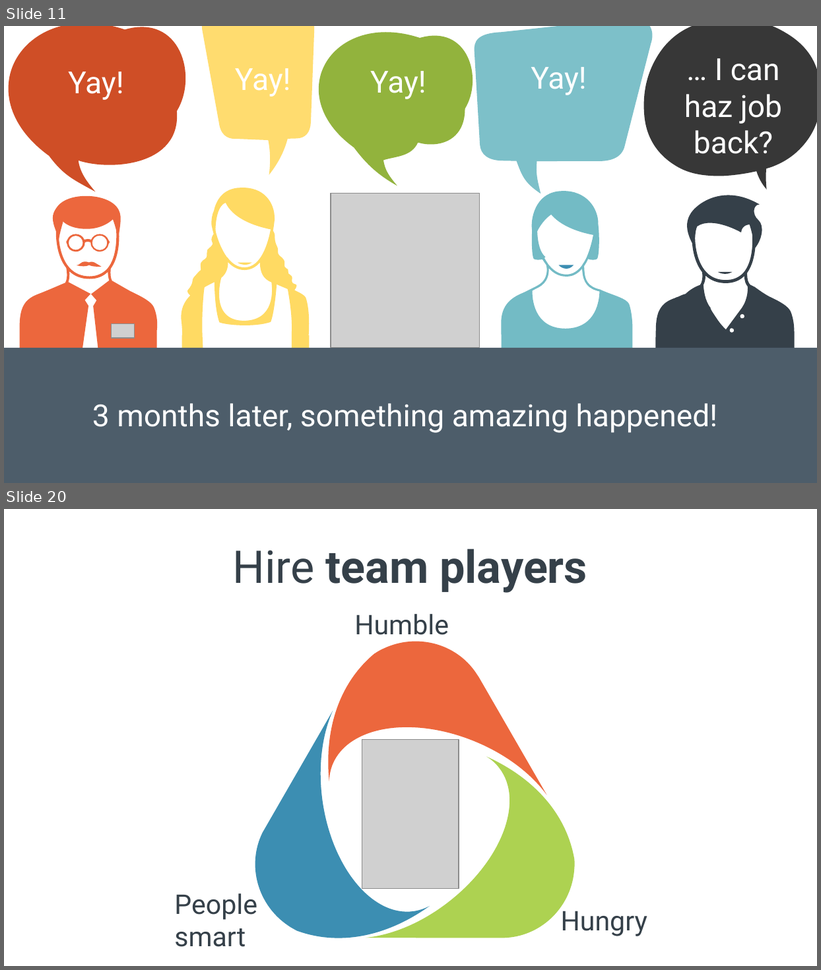
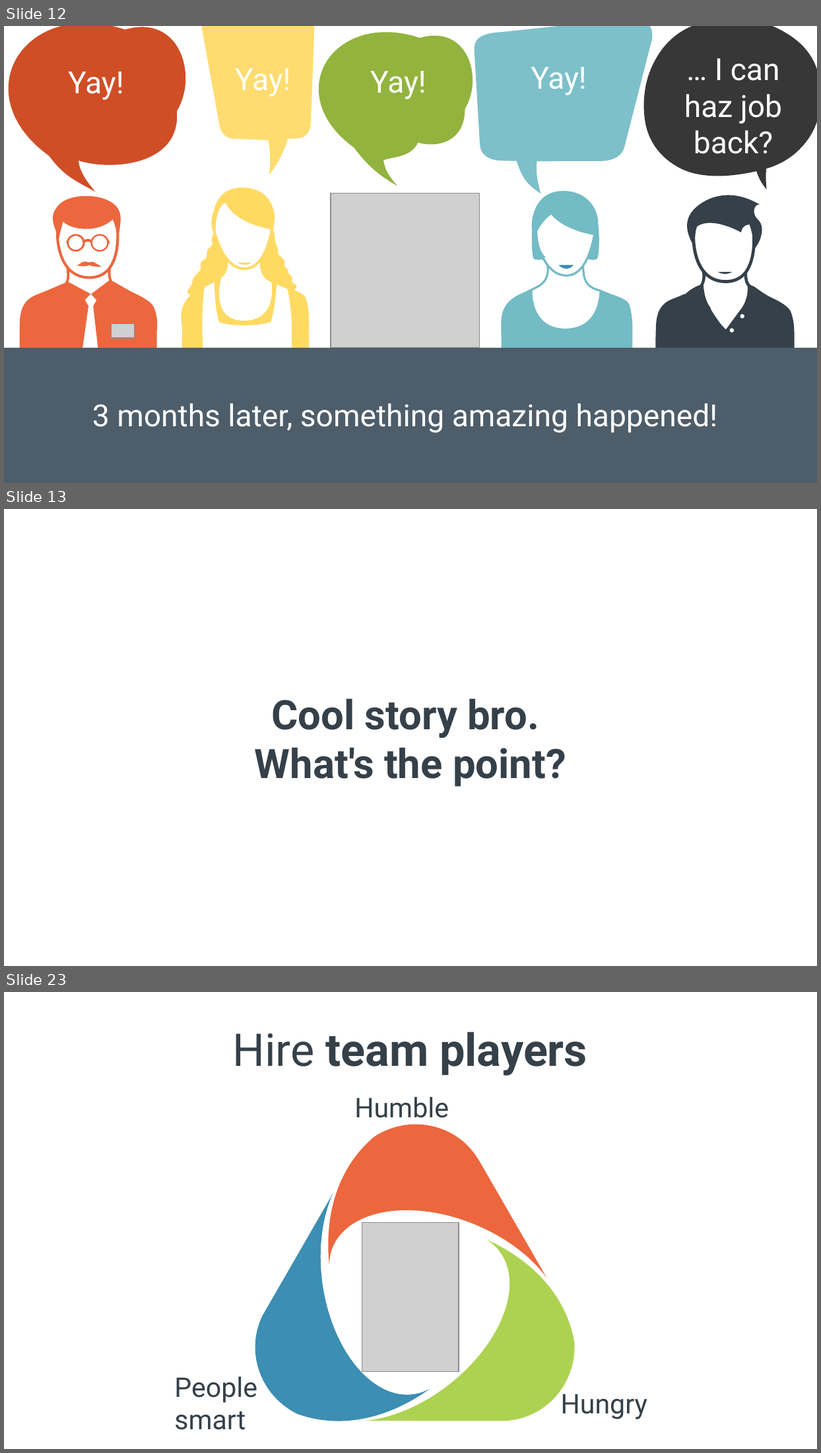
Before and after one commit to spetryjohnson/Talk---Hiring--Firing--and-Inspiring, a slide deck: Hiring, Firing, and Inspiring.pptx. Shown one above the other, each under a label of ours: slides 11 and 20 before the commit, slides 12, 13 and 23 after it; the slides between them are not shown. The pictures are 821x970 and 821x1453 pixels, drawn with LibreOffice and Linux fonts; fonts in the diff are those of the drawing; grey boxes stand for pictures. Boxes give left, top, right and bottom in pixels: in the first picture for what was removed or moved away, otherwise in the second. Text is boxed around its words. In the diff, an @@ line names an element or a change of style, - is before the commit and + after.

```diff
--- a/Hiring, Firing, and Inspiring.pptx
+++ b/Hiring, Firing, and Inspiring.pptx
@@ slide 13 added at [4,509,817,966], background #FFFFFF @@
@@ title added at [255,698,566,787], 36 pt, text #354049, bold @@
+Cool story bro.
+What's the point?
@@ what was slide 11 is now slide 12 @@
@@ what was slide 20 is now slide 23 @@
```
Also in this commit, not shown: 14 slides changed, 4 other slides added, 1 other file.
